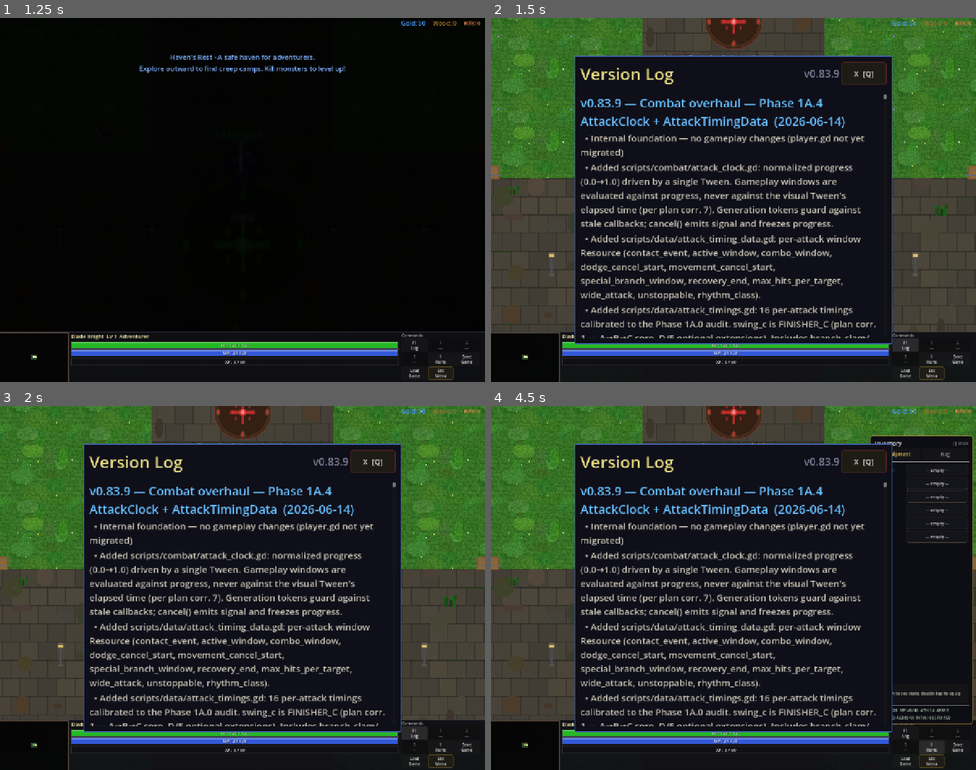
Above: before the commit, frames 1-4 (two rows, left to right).
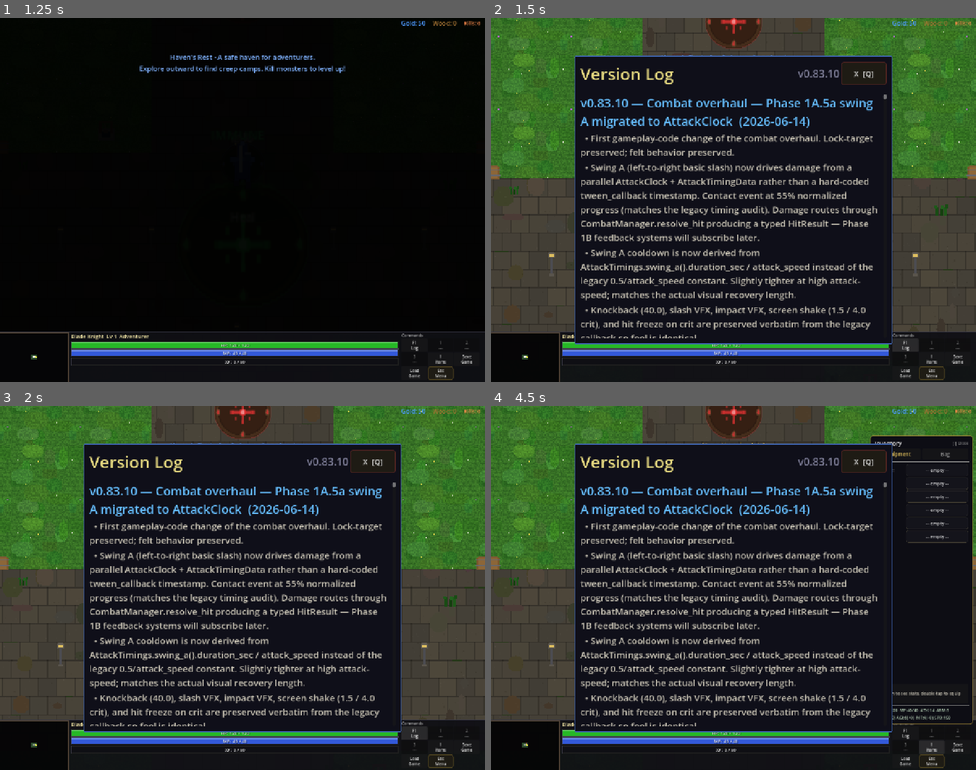
Above: after the commit, the same moments.

Repository: slxny/legends-open-rpg
Game: Godot game, scene res://scenes/main.tscn
Two runs of this game, one before a commit and one after it. Both use one fixed random seed, a clock stepped at 60 frames per second and the inputs below.
Inputs (mouse positions are in pixels of both pictures, inside the frame that each line leads up to):
- Up to frame 1 (1.25 s): tap Enter at 0.5 s; move the mouse to (218, 272) at 0.52 s; hold W (move_up) from 0.53 s (still down); hold Space (attack) from 0.53 s (still down); click (218, 272) at 0.67 s
- Up to frame 2 (1.5 s): release W (move_up) at 1.25 s; release Space (attack) at 1.25 s; click "F1 Log" at 1.25 s
- Up to frame 3 (2 s): no input
- Up to frame 4 (4.5 s): click "1 ---" at 2 s; click "2 ---" at 2.75 s; click "3 ---" at 3.5 s; click "I Items" at 4.25 s

Frame 1 is identical in both runs. In frame 2, 11% of the frame differs, in the area x 18-80%, y 14-88%; in frame 3, 11%; in frame 4, 11%.

Commit message:
v0.83.10: Combat overhaul — Phase 1A.5a swing A migrated to AttackClock
First gameplay-code change of the combat overhaul. Lock-target
preserved; felt behavior preserved.

- scenes/player/player.gd:
  - Added const preloads for AttackClock, AttackTimings, HitEvent.
  - _anim_swing_horizontal: new `clock_driven` flag. When true, the
    visual tween no longer carries the damage callback — sprite anim
    runs unchanged but damage is delivered by AttackClock.
  - _do_melee_attack swing_idx==0: now calls
    _anim_swing_horizontal(..., clock_driven=true) and starts a
    parallel AttackClock via _start_swing_a_clock().
  - _start_swing_a_clock: drives an AttackClock against
    AttackTimings.swing_a() and fires damage at the normalized
    contact_event (0.55). Builds a HitEvent, calls
    CombatManager.resolve_hit (typed HitResult). Knockback, slash
    VFX, impact VFX, screen shake, hit freeze applied verbatim from
    the legacy callback so feel is identical.
  - Swing A cooldown now derives from
    AttackTimings.swing_a().duration_sec / max(0.1, attack_speed)
    instead of the legacy 0.5/attack_speed constant — matches the
    actual visual recovery length.

- Swings B/C/D/E and all specials remain on the legacy path —
  subsequent commits migrate them one at a time per the brainstorm
  agreement (atomic per attack, push each).

Headless: smoke 51/51 PASS, parse clean, Engine.time_scale writers
still zero.

Co-Authored-By: Claude Opus 4.7 (1M context) <noreply@anthropic.com>

Diff:
--- a/scenes/player/player.gd
+++ b/scenes/player/player.gd
@@ -1,4 +1,9 @@
 extends CharacterBody2D
+
+# Phase 1A.5 — typed combat foundation (no class_name to keep autoload boot order safe).
+const AttackClockCls = preload("res://scripts/combat/attack_clock.gd")
+const AttackTimingsCls = preload("res://scripts/data/attack_timings.gd")
+const HitEventCls = preload("res://scripts/combat/hit_event.gd")
 
 signal attacked(target: Node2D)
 
@@ -2636,9 +2641,10 @@
 
 	var tween = create_tween()
 	match swing_idx:
-		0:  # A: left-to-right slash
-			_anim_swing_horizontal(tween, frames, base_pos, dir, perp, target, result, 1.0)
-		1:  # B: right-to-left backhand
+		0:  # A: left-to-right slash — MIGRATED (Phase 1A.5): AttackClock drives contact timing
+			_anim_swing_horizontal(tween, frames, base_pos, dir, perp, target, result, 1.0, true)
+			_start_swing_a_clock(target, dir)
+		1:  # B: right-to-left backhand (legacy path until next migration commit)
 			_anim_swing_horizontal(tween, frames, base_pos, dir, perp, target, result, -1.0)
 		2:  # C: overhead chop
 			_anim_overhead_chop(tween, frames, base_pos, dir, target, result)
@@ -2648,8 +2654,11 @@
 			_anim_spin_slash(tween, frames, base_pos, dir, target, result)
 
 func _anim_swing_horizontal(tween: Tween, frames: Array, base_pos: Vector2,
-		dir: Vector2, perp: Vector2, target: Node2D, result: Dictionary, side: float) -> void:
+		dir: Vector2, perp: Vector2, target: Node2D, result: Dictionary, side: float,
+		clock_driven: bool = false) -> void:
 	# side=1.0 for left-to-right, -1.0 for right-to-left backhand
+	# clock_driven=true: damage + feedback are fired from AttackClock contact_event
+	# instead of from the visual tween callback. Phase 1A.5 swing-by-swing migration.
 	if frames.size() >= 3:
 		tween.tween_callback(func(): sprite.texture = frames[0])
 	# Wind-up: shift to the opposite side
@@ -2662,21 +2671,75 @@
 		tween.tween_callback(func(): sprite.texture = frames[2])
 	# Follow-through
 	tween.tween_property(sprite, "position", base_pos + dir * 12.0 + perp * side * 6.0, 0.04)
-	tween.tween_callback(func():
-		if is_instance_valid(target):
-			target.take_damage(result["damage"], result["is_crit"])
-			target.apply_knockback(dir, 40.0)
-			_spawn_slash_vfx(dir.rotated(side * 0.3), 35.0, 1.0)
-			_spawn_impact_vfx(target.global_position, result["is_crit"])
-			if result["is_crit"]:
-				_do_screen_shake(4.0)
-				_do_hit_freeze(true)
-			else:
-				_do_screen_shake(1.5)
-	)
+	if not clock_driven:
+		tween.tween_callback(func():
+			if is_instance_valid(target):
+				target.take_damage(result["damage"], result["is_crit"])
+				target.apply_knockback(dir, 40.0)
+				_spawn_slash_vfx(dir.rotated(side * 0.3), 35.0, 1.0)
+				_spawn_impact_vfx(target.global_position, result["is_crit"])
+				if result["is_crit"]:
+					_do_screen_shake(4.0)
+					_do_hit_freeze(true)
+				else:
+					_do_screen_shake(1.5)
+		)
 	# Return to idle
 	tween.tween_interval(0.05)
 	_anim_return_to_idle(tween, base_pos)
+
+
+# Phase 1A.5 — swing A migration.
+# Runs a parallel AttackClock alongside the visual tween. Contact event
+# (normalized progress) drives damage via CombatManager.resolve_hit,
+# then knockback + VFX + shake + hit-freeze are applied verbatim from
+# the legacy callback so the felt behavior is preserved exactly.
+# Lock-target preserved: damage targets the same `target` captured at
+# attack start.
+func _start_swing_a_clock(target: Node2D, dir: Vector2, ability_mult: float = 1.0) -> void:
+	if not is_instance_valid(target):
+		return
+	var timing = AttackTimingsCls.swing_a()
+	var clock = AttackClockCls.new()
+	var clock_tween = create_tween()
+	var contact_fired := [false]
+	var captured_target := target
+	var captured_dir := dir
+	var captured_mult := ability_mult
+	clock.progress_changed.connect(func(p: float) -> void:
+		if contact_fired[0]:
+			return
+		if p < timing.contact_event:
+			return
+		contact_fired[0] = true
+		if not is_instance_valid(captured_target):
+			return
+		var event = HitEventCls.new()
+		event.attacker = self
+		event.victim = captured_target
+		event.direction = captured_dir
+		event.attack_id = timing.attack_id
+		event.ability_multiplier = captured_mult
+		var atk_stats: Dictionary = stats.get_stats_dict()
+		var def_stats: Dictionary = captured_target.get_stats_dict()
+		var result = CombatManager.resolve_hit(event, atk_stats, def_stats, true)
+		# Preserve legacy feedback verbatim until Phase 1B replaces it.
+		if is_instance_valid(captured_target):
+			captured_target.apply_knockback(captured_dir, 40.0)
+		_spawn_slash_vfx(captured_dir.rotated(0.3), 35.0, 1.0)  # side=+1.0 → +0.3 rotation
+		if is_instance_valid(captured_target):
+			_spawn_impact_vfx(captured_target.global_position, result.was_crit)
+		if result.was_crit:
+			_do_screen_shake(4.0)
+			_do_hit_freeze(true)
+		else:
+			_do_screen_shake(1.5)
+	)
+	clock.start(clock_tween, timing.duration_sec, max(0.1, stats.attack_speed), timing.attack_id)
+	# Cooldown derived from recovery_end (= duration_sec) and attack speed —
+	# replaces the legacy `0.5 / attack_speed` constant for swing A only.
+	_attack_cooldown = timing.duration_sec / max(0.1, stats.attack_speed)
+
 
 func _anim_overhead_chop(tween: Tween, frames: Array, base_pos: Vector2,
 		dir: Vector2, target: Node2D, result: Dictionary) -> void:
--- a/scenes/ui/changelog_dialog.gd
+++ b/scenes/ui/changelog_dialog.gd
@@ -9,9 +9,21 @@
 var _is_visible: bool = false
 var _is_mobile: bool = false
 
-const GAME_VERSION := "v0.83.9"
+const GAME_VERSION := "v0.83.10"
 
 const CHANGELOG: Array[Dictionary] = [
+	{
+		"version": "v0.83.10",
+		"title": "Combat overhaul — Phase 1A.5a swing A migrated to AttackClock",
+		"date": "2026-06-14",
+		"entries": [
+			"First gameplay-code change of the combat overhaul. Lock-target preserved; felt behavior preserved.",
+			"Swing A (left-to-right basic slash) now drives damage from a parallel AttackClock + AttackTimingData rather than a hard-coded tween_callback timestamp. Contact event at 55% normalized progress (matches the legacy timing audit). Damage routes through CombatManager.resolve_hit producing a typed HitResult — Phase 1B feedback systems will subscribe later.",
+			"Swing A cooldown is now derived from AttackTimings.swing_a().duration_sec / attack_speed instead of the legacy 0.5/attack_speed constant. Slightly tighter at high attack-speed; matches the actual visual recovery length.",
+			"Knockback (40.0), slash VFX, impact VFX, screen shake (1.5 / 4.0 crit), and hit freeze on crit are preserved verbatim from the legacy callback so feel is identical.",
+			"Swings B/C/D/E and all specials remain on the legacy path — subsequent commits migrate them one at a time.",
+		]
+	},
 	{
 		"version": "v0.83.9",
 		"title": "Combat overhaul — Phase 1A.4 AttackClock + AttackTimingData",
